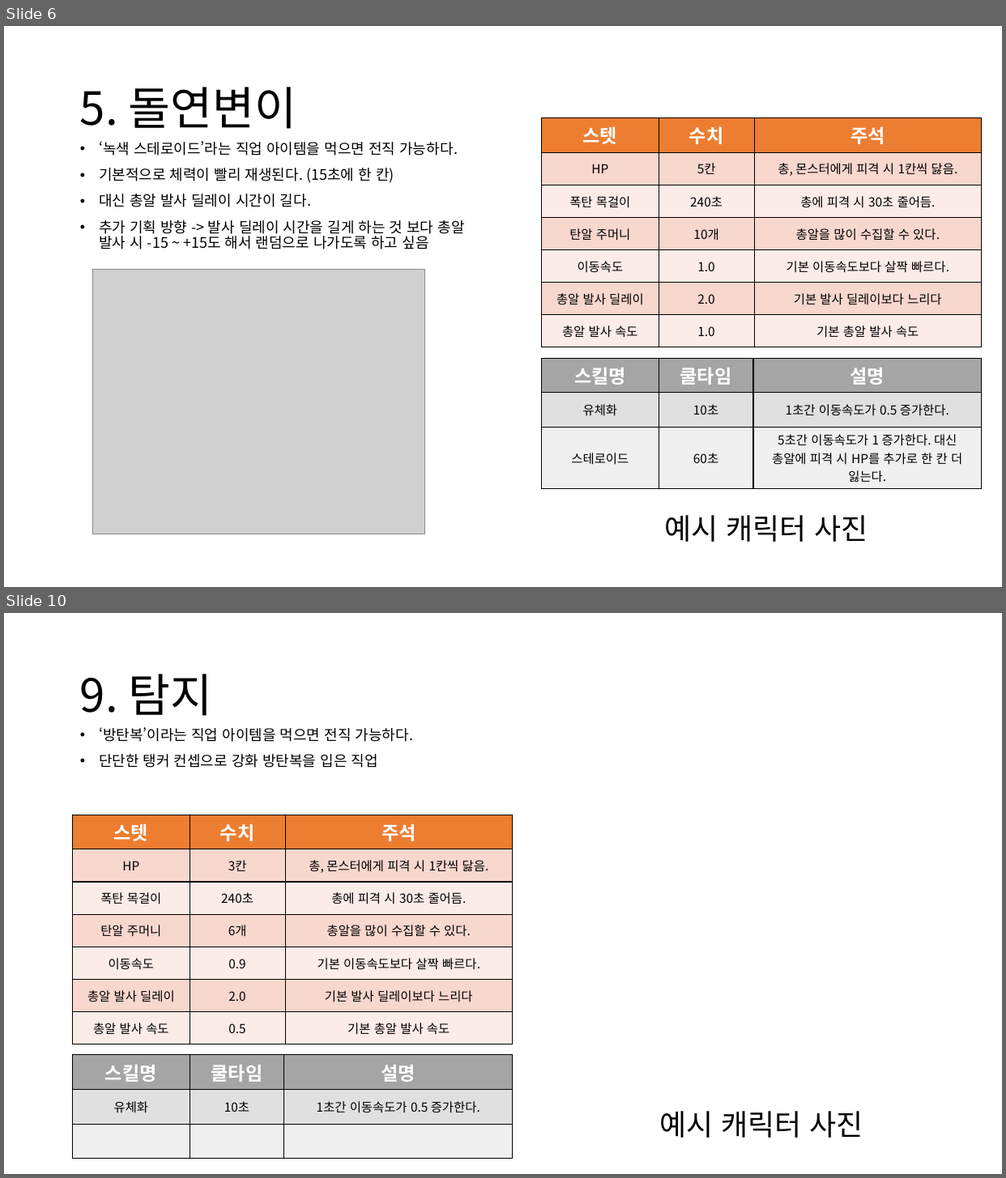
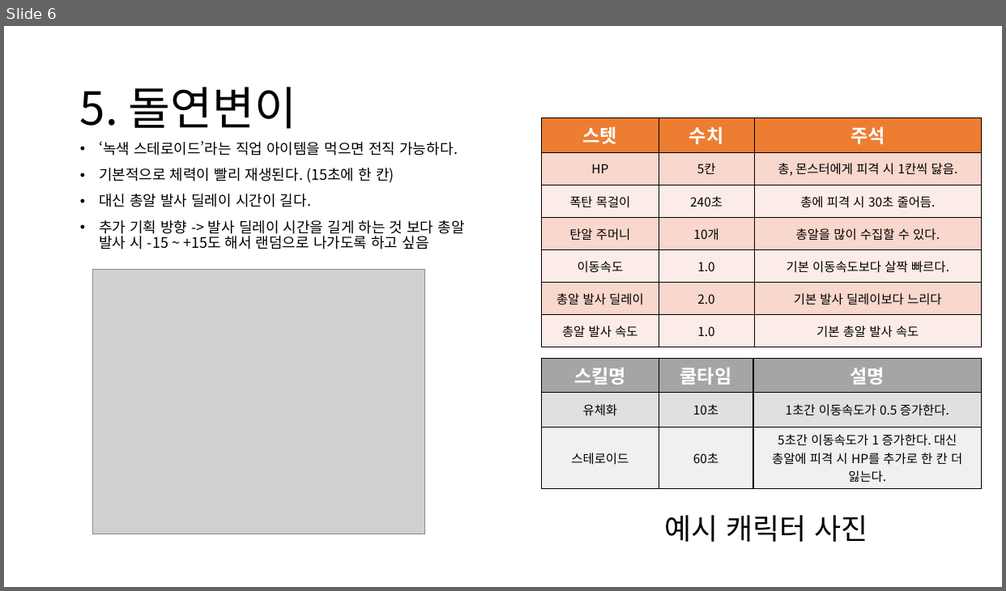
Before and after one commit to TRASHES0/MAFIA_60SECs, a slide deck: 기획/TRASHES 직업 기획서 - 수정 의견 이정우.pptx. Shown one above the other, each under a label of ours: slides 6 and 10 before the commit, slide 6 after it; the slides between them are not shown. The pictures are 1006x1178 and 1006x591 pixels, drawn with LibreOffice and Linux fonts; fonts in the diff are those of the drawing; grey boxes stand for pictures. Boxes give left, top, right and bottom in pixels: in the first picture for what was removed or moved away, otherwise in the second. Text is boxed around its words. In the diff, an @@ line names an element or a change of style, - is before the commit and + after.

Commit message:
기획 회의 후 추가 직업 개선

```diff
--- a/기획/TRASHES 직업 기획서 - 수정 의견 이정우.pptx
+++ b/기획/TRASHES 직업 기획서 - 수정 의견 이정우.pptx
@@ slide 10 removed at [4,613,1002,1174], background #FFFFFF @@
@@ title removed at [80,674,213,716] @@
-9. 탐지
@@ text removed at [99,727,414,768] @@
-• ‘방탄복’이라는 직업 아이템을 먹으면 전직 가능하다.
-• 단단한 탱커 컨셉으로 강화 방탄복을 입은 직업
@@ table removed at [73,815,513,1043], 7 rows, 3 columns @@
-스텟 | 수치 | 주석
-HP | 3칸 | 총, 몬스터에게 피격 시 1칸씩 닳음.
-폭탄 목걸이 | 240초 | 총에 피격 시 30초 줄어듬.
-탄알 주머니 | 6개 | 총알을 많이 수집할 수 있다.
-이동속도 | 0.9 | 기본 이동속도보다 살짝 빠르다.
-총알 발사 딜레이 | 2.0 | 기본 발사 딜레이보다 느리다
-총알 발사 속도 | 0.5 | 기본 총알 발사 속도
@@ table removed at [73,1055,513,1159], 3 rows, 3 columns @@
-스킬명 | 쿨타임 | 설명
-유체화 | 10초 | 1초간 이동속도가 0.5 증가한다.
- |  | 
@@ text removed at [660,1111,863,1138] @@
-예시 캐릭터 사진
```
Also in this commit, not shown: 4 slides changed.
